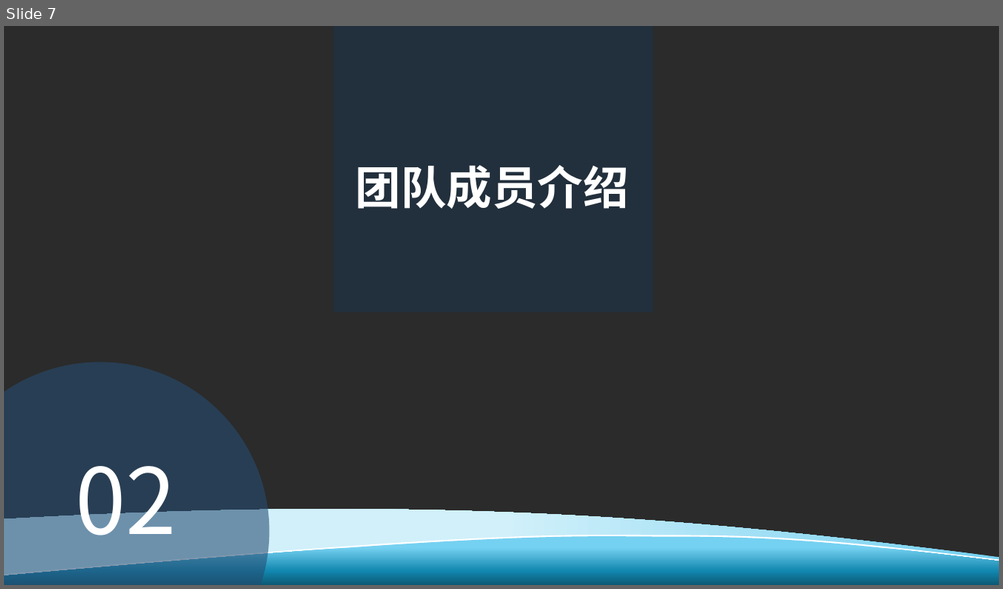
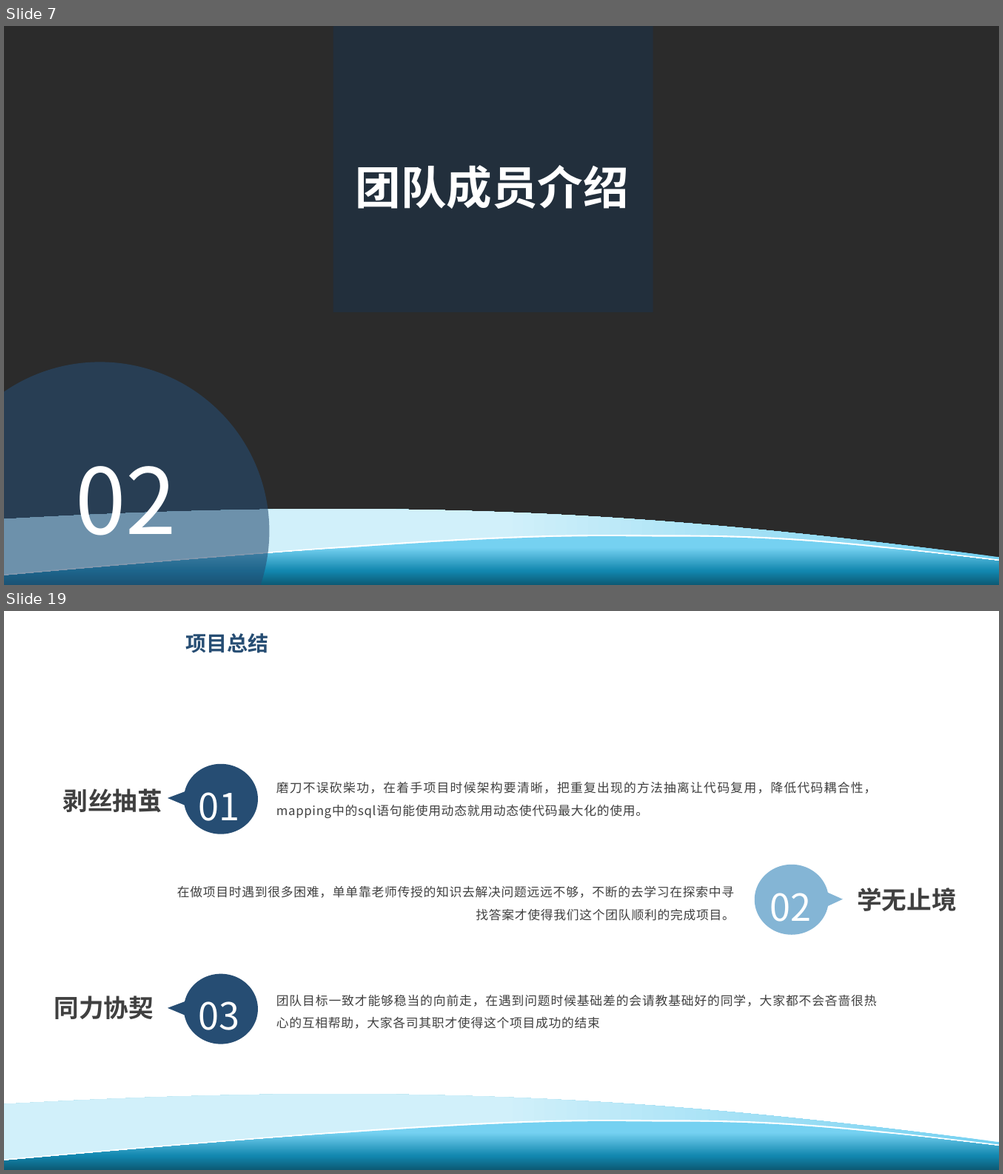
Before and after one commit to GZWgssmart/AutoPlatform, a slide deck: documents/创意科技-项目答辩.pptx. Shown one above the other, each under a label of ours: slide 7 before the commit, slides 7 and 19 after it; the slides between them are not shown. The pictures are 1003x589 and 1003x1174 pixels, drawn with LibreOffice and Linux fonts; fonts in the diff are those of the drawing; background and template pictures are left out; a plain dark background stands for a picture behind light text. Boxes give left, top, right and bottom in pixels: in the first picture for what was removed or moved away, otherwise in the second. Text is boxed around its words. In the diff, an @@ line names an element or a change of style, - is before the commit and + after.

Commit message:
ppt结束

```diff
--- a/documents/创意科技-项目答辩.pptx
+++ b/documents/创意科技-项目答辩.pptx
@@ slide 19 added at box(4, 611, 999, 1170), background #FFFFFF; not listed: 3 template elements that a slide beside it also shows @@
@@ text added at box(185, 633, 268, 653), 20 pt, text #264C73, bold @@
+项目总结
@@ speech bubble added at box(184, 764, 258, 834), fill #264C73 @@
@@ text added at box(276, 782, 876, 818), 12 pt, text #404040 @@
+磨刀不误砍柴功，在着手项目时候架构要清晰，把重复出现的方法抽离让代码复用，降低代码耦合性，mapping中的sql语句能使用动态就用动态使代码最大化的使用。
@@ text added at box(63, 789, 162, 812), 24 pt, text #404040, bold @@
+剥丝抽茧
@@ text added at box(199, 792, 240, 831), 36 pt, text #FFFFFF @@
+01
@@ speech bubble added at box(754, 865, 828, 935), fill #84B5D5 @@
@@ text added at box(177, 886, 734, 921), 12 pt, text #404040 @@
+在做项目时遇到很多困难，单单靠老师传授的知识去解决问题远远不够，不断的去学习在探索中寻找答案才使得我们这个团队顺利的完成项目。
@@ text added at box(769, 893, 811, 931), 36 pt, text #FFFFFF @@
+02
@@ text added at box(856, 888, 956, 911), 24 pt, text #404040, bold @@
+学无止境
@@ speech bubble added at box(184, 974, 258, 1045), fill #264C73 @@
@@ text added at box(54, 996, 153, 1019), 24 pt, text #404040, bold @@
+同力协契
@@ text added at box(199, 1002, 240, 1040), 36 pt, text #FFFFFF @@
+03
@@ text added at box(276, 995, 876, 1029), 12 pt, text #404040 @@
+团队目标一致才能够稳当的向前走，在遇到问题时候基础差的会请教基础好的同学，大家都不会吝啬很热心的互相帮助，大家各司其职才使得这个项目成功的结束
```
Also in this commit, not shown: 12 slides changed, 2 other slides added, 7 slides removed.
